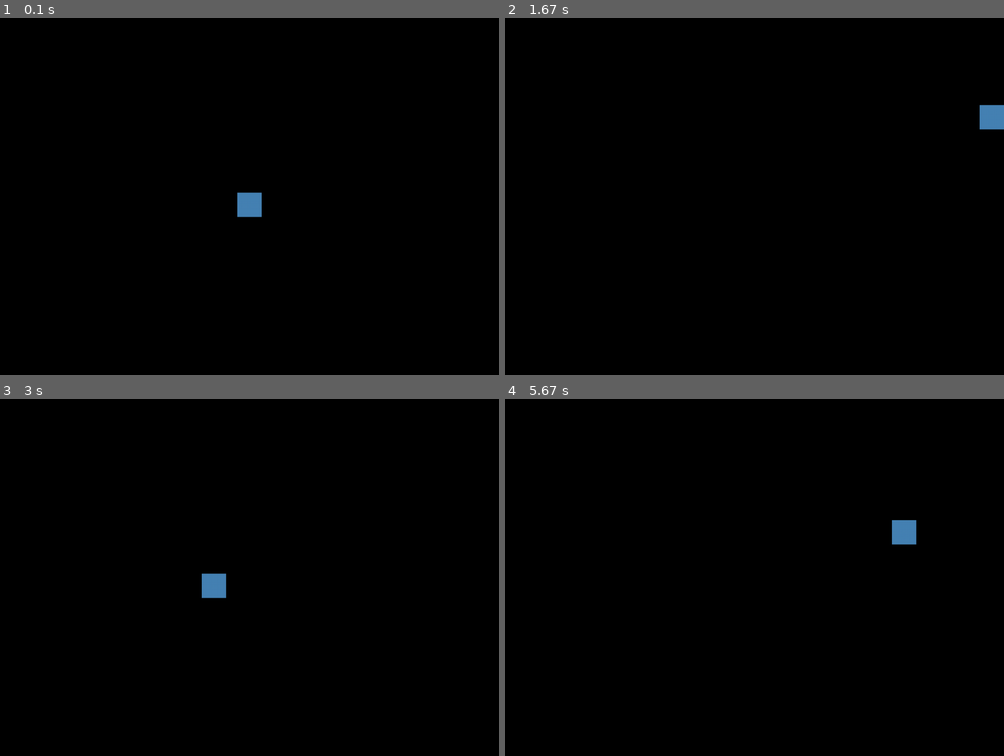
Above: before the commit, frames 1-4 (two rows, left to right).
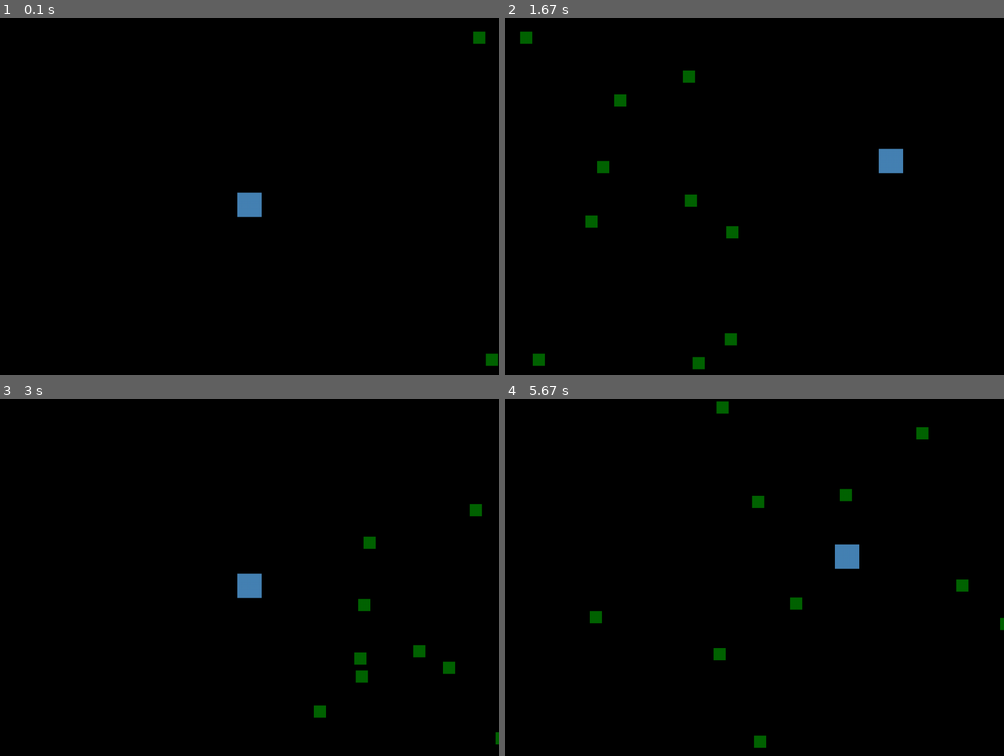
Above: after the commit, the same moments.

Repository: Fort66/Group_9_2_24_2
Game: pygame game, started from Pygame/Primitives/rect_move.py
Two runs of this game, one before a commit and one after it. Both use one fixed random seed, a clock stepped at 60 frames per second and the inputs below.
Inputs:
- Up to frame 1 (0.1 s): no input
- Up to frame 2 (1.67 s): hold D 0.33-0.8 s; hold W 0.83-1.13 s; hold D 1.17-1.63 s
- Up to frame 3 (3 s): hold A 1.67-2.2 s; hold S 2.23-2.53 s; hold A 2.57-2.97 s
- Up to frame 4 (5.67 s): hold W 3-3.37 s; hold D 3.4-4.03 s; hold S 4.07-4.43 s; hold A 4.47-4.93 s; hold D 4.97-5.43 s; hold W from 5.47 s (still down)

The runs differ from the first frame. In frame 1, 0.2% of the frame differs, in the area x 94-100%, y 3-98%; in frame 2, 1.5%, in the area x 3-100%, y 3-99%; in frame 3, 1.4%; in frame 4, 1.5%.

Commit message:
add ball class

Diff:
--- a/Pygame/Primitives/rect_move.py
+++ b/Pygame/Primitives/rect_move.py
@@ -6,7 +6,7 @@
 
 from icecream import ic
 
-from random import choice
+from random import choice, randint
 
 pg.init()
 
@@ -26,18 +26,19 @@
         self.image.fill('SteelBlue')
         self.rect = self.image.get_rect()
         self.rect.center = [screen.get_width() // 2, screen.get_height() // 2]
+        self.speed = 5
 
     def move(self):
         keys = pg.key.get_pressed()
 
         if keys[K_w]:
-            self.rect.move_ip(0, -10)
+            self.rect.move_ip(0, -self.speed)
         if keys[K_s]:
-            self.rect.move_ip(0, 10)
+            self.rect.move_ip(0, self.speed)
         if keys[K_a]:
-            self.rect.move_ip(-10, 0)
+            self.rect.move_ip(-self.speed, 0)
         if keys[K_d]:
-            self.rect.move_ip(10, 0)
+            self.rect.move_ip(self.speed, 0)
 
     def check_position(self):
         if self.rect.left <= 0:
@@ -54,12 +55,39 @@
 
 
     def update(self):
-        screen.blit(player.image, player.rect)
+        self.move()
         self.check_position()
+        screen.blit(self.image, self.rect)
+
+
+class Ball:
+    def __init__(self):
+        self.image = pg.Surface([25, 25])
+        self.image.fill('DarkGreen')
+        self.rect = self.image.get_rect(center = ((randint(screen.get_width(), screen.get_width() + 500)), (randint(0, screen.get_height()))))
+        self.speed = 10
+
+    def move(self):
+        self.rect.move_ip(-self.speed, 0)
+
+    def check_position(self):
+        if self.rect.left <= -30:
+            self.rect = self.image.get_rect(center = ((randint(screen.get_width(), screen.get_width() + 500)), (randint(0, screen.get_height()))))
+
+    def update(self):
         self.move()
+        self.check_position()
+        screen.blit(self.image, self.rect)
+
+
 
 
 player = Player()
+
+balls = []
+
+for i in range(10):
+    balls.append(Ball())
 
 
 loop = True
@@ -72,6 +100,8 @@
             loop = False
 
     player.update()
+    for ball in balls:
+        ball.update()
 
     pg.display.update()
     clock.tick(fps)
